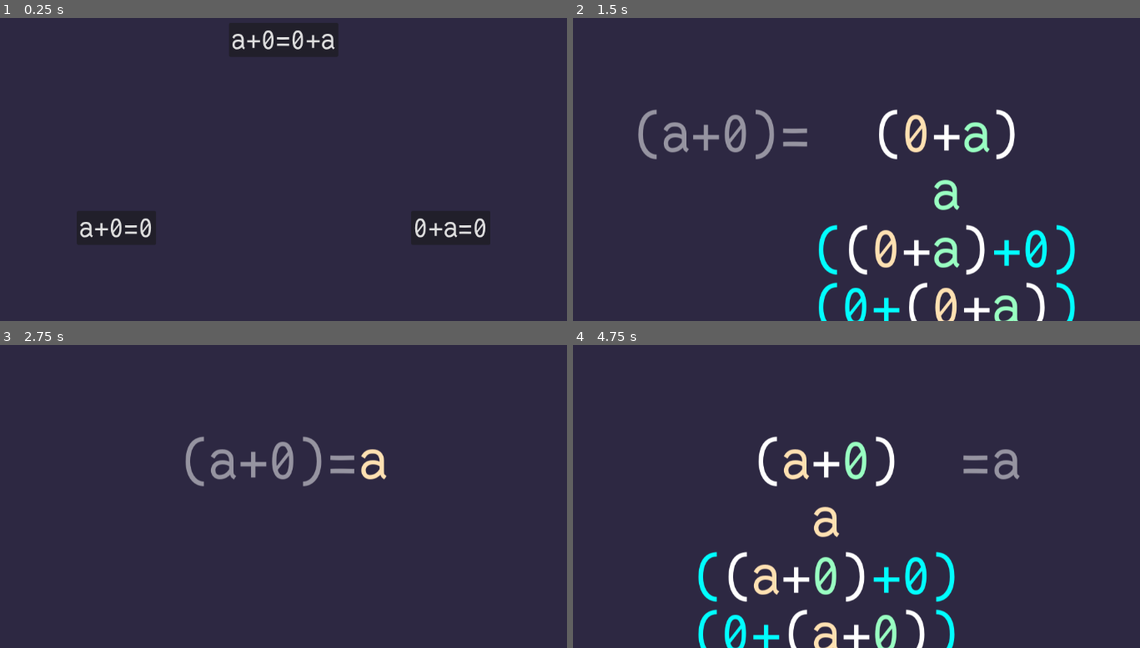
Above: before the commit, frames 1-4 (two rows, left to right).
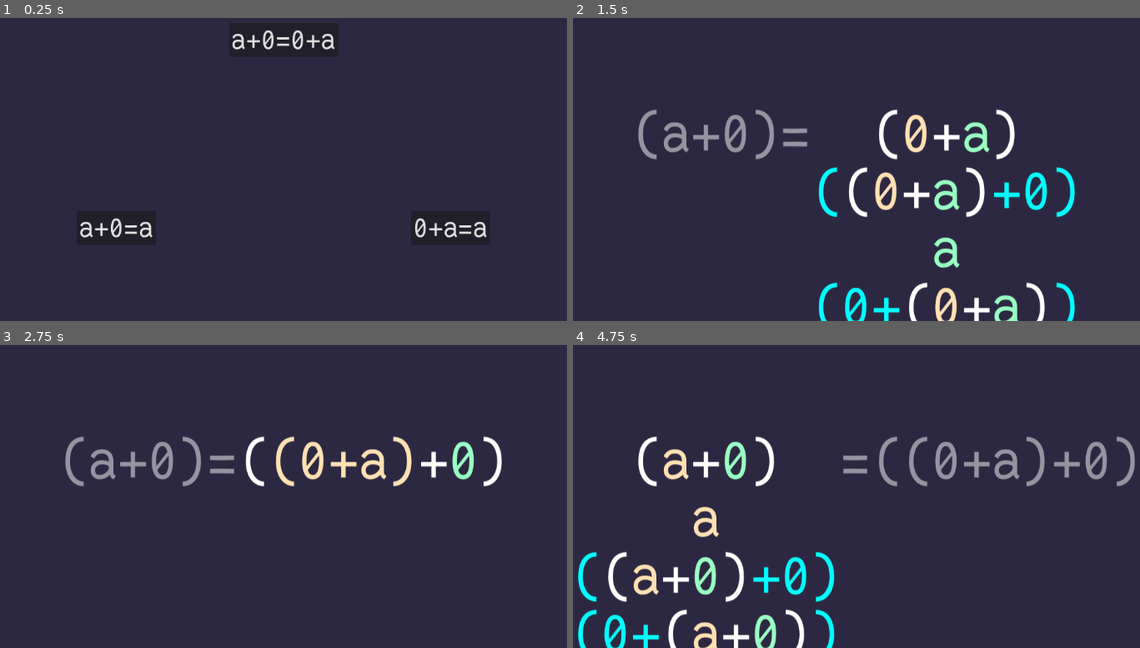
Above: after the commit, the same moments.

Repository: theoahfeldt/emperical-maths
Game: Godot game, scene res://main.tscn
Two runs of this game, one before a commit and one after it. Both use one fixed random seed, a clock stepped at 60 frames per second and the inputs below.
Inputs:
- Up to frame 1 (0.25 s): no input
- Up to frame 2 (1.5 s): click "a+0=0+a" at 0.5 s; tap Enter (expression_confirm) at 1.25 s; hold Right (expression_right) from 1.28 s (still down); tap Space (expression_select) at 1.35 s
- Up to frame 3 (2.75 s): tap Enter (expression_confirm) at 2, 2.1 s; release Right (expression_right) at 2.03 s; hold Down (expression_down) from 2.03 s (still down); tap Space (expression_select) at 2.3 s
- Up to frame 4 (4.75 s): tap Enter (expression_confirm) at 2.75, 3.5, 4.25, 4.35 s; release Down (expression_down) at 2.78 s; hold Right (expression_right) 2.78-3.53 s; tap Space (expression_select) at 2.85, 3.6, 4.55 s; hold Up (expression_up) 3.53-4.28 s; hold Left (expression_left) from 4.28 s (still down)

The runs differ from the first frame. In frame 1, 0.2% of the frame differs, in the area x 24-86%, y 65-73%; in frame 2, 3.3%; in frame 3, 3.6%; in frame 4, 11%, in the area x 0-100%, y 30-100%.

Commit message:
Refactor levels into axioms and consequences with premises
The new structure defines levels as either axioms or consequences that
rely on premises (other axioms or consequences). This allows the
necessary rules for a level to be automatically inferred and creates a
natural order of progression between levels.

Diff:
--- a/game/algebra/logic/rules/sum/associaticity_backward.gd
+++ b/game/algebra/logic/rules/sum/associaticity_backward.gd
@@ -1,6 +1,7 @@
 class_name SumAssociativityBackward
 extends ConcreteRule
 ## a + (b + c) -> (a + b) + c
+
 
 func applicable(expression: AlgebraicExpression) -> bool:
 	if expression is AlgebraicSum:
--- a/game/algebra/logic/rules/sum/associaticity_forward.gd
+++ b/game/algebra/logic/rules/sum/associaticity_forward.gd
@@ -1,6 +1,7 @@
 class_name SumAssociativityForward
 extends ConcreteRule
 ## (a + b) + c -> a + (b + c)
+
 
 func applicable(expression: AlgebraicExpression) -> bool:
 	if expression is AlgebraicSum:
--- /dev/null
+++ b/game/levels/assertion.gd
@@ -0,0 +1,15 @@
+class_name Assertion
+extends Resource
+
+
+@export var equality: String
+
+
+func get_rules() -> Array[AlgebraicRule]:
+	push_error("Not implemented")
+	return []
+
+
+func create_level() -> Level:
+	var parser := AlgebraicParser.new()
+	return Level.create(parser.parse_equality(equality), get_rules())
--- /dev/null
+++ b/game/levels/axiom.gd
@@ -0,0 +1,12 @@
+class_name Axiom
+extends Assertion
+
+
+@export var rules: Array[Script]
+
+
+func get_rules() -> Array[AlgebraicRule]:
+	var p_rules: Array[AlgebraicRule] = []
+	for rule in rules:
+		p_rules.append(rule.new())
+	return p_rules
--- /dev/null
+++ b/game/levels/consequence.gd
@@ -0,0 +1,12 @@
+class_name Consequence
+extends Assertion
+
+
+@export var premises: Array[Assertion]
+
+
+func get_rules() -> Array[AlgebraicRule]:
+	var rules: Array[AlgebraicRule] = []
+	for premise in premises:
+		rules += premise.get_rules()
+	return rules
--- a/game/levels/level_creator.gd
+++ /dev/null
@@ -1,6 +0,0 @@
-class_name LevelCreator
-
-
-static func create() -> Level:
-	push_error("Not implemented")
-	return Level.new()
--- a/game/levels/levels/sum_identity.gd
+++ /dev/null
@@ -1,17 +0,0 @@
-extends LevelCreator
-
-
-static func create() -> Level:
-	var left := AlgebraicSum.create(
-			AlgebraicVariable.create("a"), AlgebraicInteger.zero())
-	var right := AlgebraicSum.create(
-			AlgebraicInteger.zero(), AlgebraicVariable.create("a"))
-	var equality := AlgebraicEquality.create(left, right)
-	var algebraic_rules: Array[AlgebraicRule] = [
-		Identity.new(),
-		SumIdentityRightForward.new(),
-		SumIdentityLeftForward.new(),
-		SumIdentityRightBackward.new(),
-		SumIdentityLeftBackward.new(),
-	]
-	return Level.create(equality, algebraic_rules)
--- /dev/null
+++ b/game/levels/levels/sum_identity.tres
@@ -0,0 +1,10 @@
+[gd_resource type="Resource" script_class="Consequence" load_steps=4 format=3 uid="uid://cfp388qakl1cv"]
+
+[ext_resource type="Script" path="res://levels/consequence.gd" id="1_v27nu"]
+[ext_resource type="Resource" uid="uid://dx7c2q6hc1q3l" path="res://levels/levels/sum_identity_right.tres" id="1_v42hq"]
+[ext_resource type="Resource" uid="uid://cjx86ya2txv31" path="res://levels/levels/sum_identity_left.tres" id="2_im4ct"]
+
+[resource]
+script = ExtResource("1_v27nu")
+premises = Array[Resource("res://levels/assertion.gd")]([ExtResource("1_v42hq"), ExtResource("2_im4ct")])
+equality = "(a+0)=(0+a)"
--- a/game/levels/levels/sum_identity_left.gd
+++ /dev/null
@@ -1,14 +0,0 @@
-extends LevelCreator
-
-
-static func create() -> Level:
-	var left := AlgebraicSum.create(
-			AlgebraicInteger.zero(), AlgebraicVariable.create("a"))
-	var right := AlgebraicVariable.create("a")
-	var equality := AlgebraicEquality.create(left, right)
-	var algebraic_rules: Array[AlgebraicRule] = [
-		Identity.new(),
-		SumIdentityLeftForward.new(),
-		SumIdentityLeftBackward.new(),
-	]
-	return Level.create(equality, algebraic_rules)
--- /dev/null
+++ b/game/levels/levels/sum_identity_left.tres
@@ -0,0 +1,11 @@
+[gd_resource type="Resource" script_class="Axiom" load_steps=5 format=3 uid="uid://cjx86ya2txv31"]
+
+[ext_resource type="Script" path="res://algebra/logic/rules/identity.gd" id="1_mond2"]
+[ext_resource type="Script" path="res://algebra/logic/rules/sum/identity_left_forward.gd" id="2_b7ei8"]
+[ext_resource type="Script" path="res://algebra/logic/rules/sum/identity_left_backward.gd" id="3_7jt34"]
+[ext_resource type="Script" path="res://levels/axiom.gd" id="4_b3pew"]
+
+[resource]
+script = ExtResource("4_b3pew")
+rules = Array[Resource]([ExtResource("1_mond2"), ExtResource("2_b7ei8"), ExtResource("3_7jt34")])
+equality = "(0+a)=a"
--- a/game/levels/levels/sum_identity_right.gd
+++ /dev/null
@@ -1,14 +0,0 @@
-extends LevelCreator
-
-
-static func create() -> Level:
-	var left := AlgebraicSum.create(
-			AlgebraicVariable.create("a"), AlgebraicInteger.zero())
-	var right := AlgebraicVariable.create("a")
-	var equality := AlgebraicEquality.create(left, right)
-	var algebraic_rules: Array[AlgebraicRule] = [
-		Identity.new(),
-		SumIdentityRightForward.new(),
-		SumIdentityRightBackward.new(),
-	]
-	return Level.create(equality, algebraic_rules)
--- /dev/null
+++ b/game/levels/levels/sum_identity_right.tres
@@ -0,0 +1,11 @@
+[gd_resource type="Resource" script_class="Axiom" load_steps=5 format=3 uid="uid://dx7c2q6hc1q3l"]
+
+[ext_resource type="Script" path="res://algebra/logic/rules/identity.gd" id="1_ktrs1"]
+[ext_resource type="Script" path="res://algebra/logic/rules/sum/identity_right_forward.gd" id="2_6mg0w"]
+[ext_resource type="Script" path="res://algebra/logic/rules/sum/identity_right_backward.gd" id="3_euayl"]
+[ext_resource type="Script" path="res://levels/axiom.gd" id="4_tgau2"]
+
+[resource]
+script = ExtResource("4_tgau2")
+rules = Array[Resource]([ExtResource("1_ktrs1"), ExtResource("2_6mg0w"), ExtResource("3_euayl")])
+equality = "(a+0)=a"
--- a/game/main.gd
+++ b/game/main.gd
@@ -16,10 +16,10 @@
 	_level_select_menu.selected.connect(_on_level_select_menu_selected)
 
 
-func _on_level_select_menu_selected(level_creator: Resource) -> void:
+func _on_level_select_menu_selected(assertion: Assertion) -> void:
 	remove_child(_level_select_menu)
 	_level_select_menu.queue_free()
-	var level = level_creator.create()
+	var level = assertion.create_level()
 	_level_player = LevelPlayer.create(level)
 	add_child(_level_player)
 	_level_player.cleared.connect(_on_level_player_cleared)
--- a/game/ui/level_button.gd
+++ b/game/ui/level_button.gd
@@ -1,4 +1,4 @@
 extends Button
 
 
-@export var level_creator: Resource
+@export var assertion: Assertion
--- a/game/ui/level_select_menu.gd
+++ b/game/ui/level_select_menu.gd
@@ -2,14 +2,14 @@
 extends VBoxContainer
 
 
-signal selected(level_creator: Resource)
+signal selected(assertion: Resource)
 
 
 func _ready() -> void:
 	for button in get_tree().get_nodes_in_group("level_buttons"):
 		button.pressed.connect(
-				func(): _on_level_button_pressed(button.level_creator))
+				func(): _on_level_button_pressed(button.assertion))
 
 
-func _on_level_button_pressed(level_creator: Resource) -> void:
-	selected.emit(level_creator)
+func _on_level_button_pressed(assertion: Resource) -> void:
+	selected.emit(assertion)
--- a/game/ui/level_select_menu.tscn
+++ b/game/ui/level_select_menu.tscn
@@ -1,12 +1,12 @@
 [gd_scene load_steps=6 format=3 uid="uid://c2wlu6iasfet8"]
 
 [ext_resource type="Script" path="res://ui/level_select_menu.gd" id="1_81e3b"]
-[ext_resource type="PackedScene" uid="uid://dm2vdch6b0wgd" path="res://ui/level_button.tscn" id="1_wrdac"]
-[ext_resource type="Script" path="res://levels/levels/sum_identity.gd" id="3_n0pyt"]
-[ext_resource type="Script" path="res://levels/levels/sum_identity_right.gd" id="4_owq63"]
-[ext_resource type="Script" path="res://levels/levels/sum_identity_left.gd" id="5_cbk27"]
+[ext_resource type="PackedScene" uid="uid://c1wy4aqwsvet0" path="res://ui/level_button.tscn" id="2_cbbnw"]
+[ext_resource type="Resource" uid="uid://cjx86ya2txv31" path="res://levels/levels/sum_identity_left.tres" id="3_1e06o"]
+[ext_resource type="Resource" uid="uid://cfp388qakl1cv" path="res://levels/levels/sum_identity.tres" id="3_b86hu"]
+[ext_resource type="Resource" uid="uid://dx7c2q6hc1q3l" path="res://levels/levels/sum_identity_right.tres" id="4_unpbs"]
 
-[node name="LevelGraph" type="VBoxContainer"]
+[node name="LevelSelectMenu" type="VBoxContainer"]
 anchors_preset = 15
 anchor_right = 1.0
 anchor_bottom = 1.0
@@ -22,10 +22,10 @@
 layout_mode = 2
 size_flags_horizontal = 3
 
-[node name="LevelButton" parent="HBoxContainer/CenterContainer" instance=ExtResource("1_wrdac")]
+[node name="LevelButton" parent="HBoxContainer/CenterContainer" instance=ExtResource("2_cbbnw")]
 layout_mode = 2
 text = "a+0=0+a"
-level_creator = ExtResource("3_n0pyt")
+assertion = ExtResource("3_b86hu")
 
 [node name="HBoxContainer2" type="HBoxContainer" parent="."]
 layout_mode = 2
@@ -35,16 +35,16 @@
 layout_mode = 2
 size_flags_horizontal = 3
 
-[node name="LevelButton" parent="HBoxContainer2/CenterContainer" instance=ExtResource("1_wrdac")]
+[node name="LevelButton" parent="HBoxContainer2/CenterContainer" instance=ExtResource("2_cbbnw")]
 layout_mode = 2
-text = "a+0=0"
-level_creator = ExtResource("4_owq63")
+text = "a+0=a"
+assertion = ExtResource("4_unpbs")
 
 [node name="CenterContainer2" type="CenterContainer" parent="HBoxContainer2"]
 layout_mode = 2
 size_flags_horizontal = 3
 
-[node name="LevelButton" parent="HBoxContainer2/CenterContainer2" instance=ExtResource("1_wrdac")]
+[node name="LevelButton" parent="HBoxContainer2/CenterContainer2" instance=ExtResource("2_cbbnw")]
 layout_mode = 2
-text = "0+a=0"
-level_creator = ExtResource("5_cbk27")
+text = "0+a=a"
+assertion = ExtResource("3_1e06o")
Not shown: 1 places in game/ui/level_button.tscn that only renumber resources
